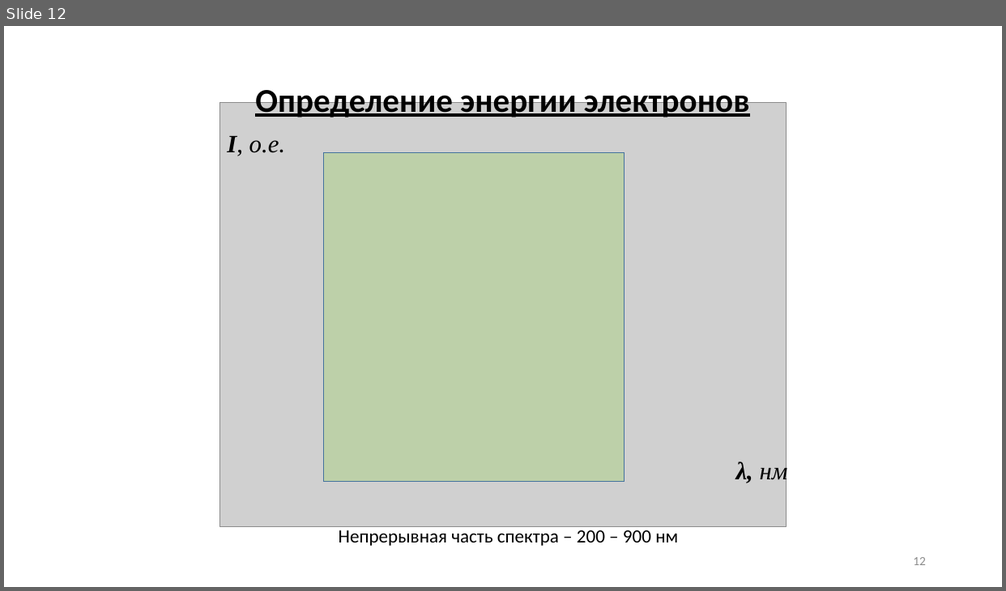
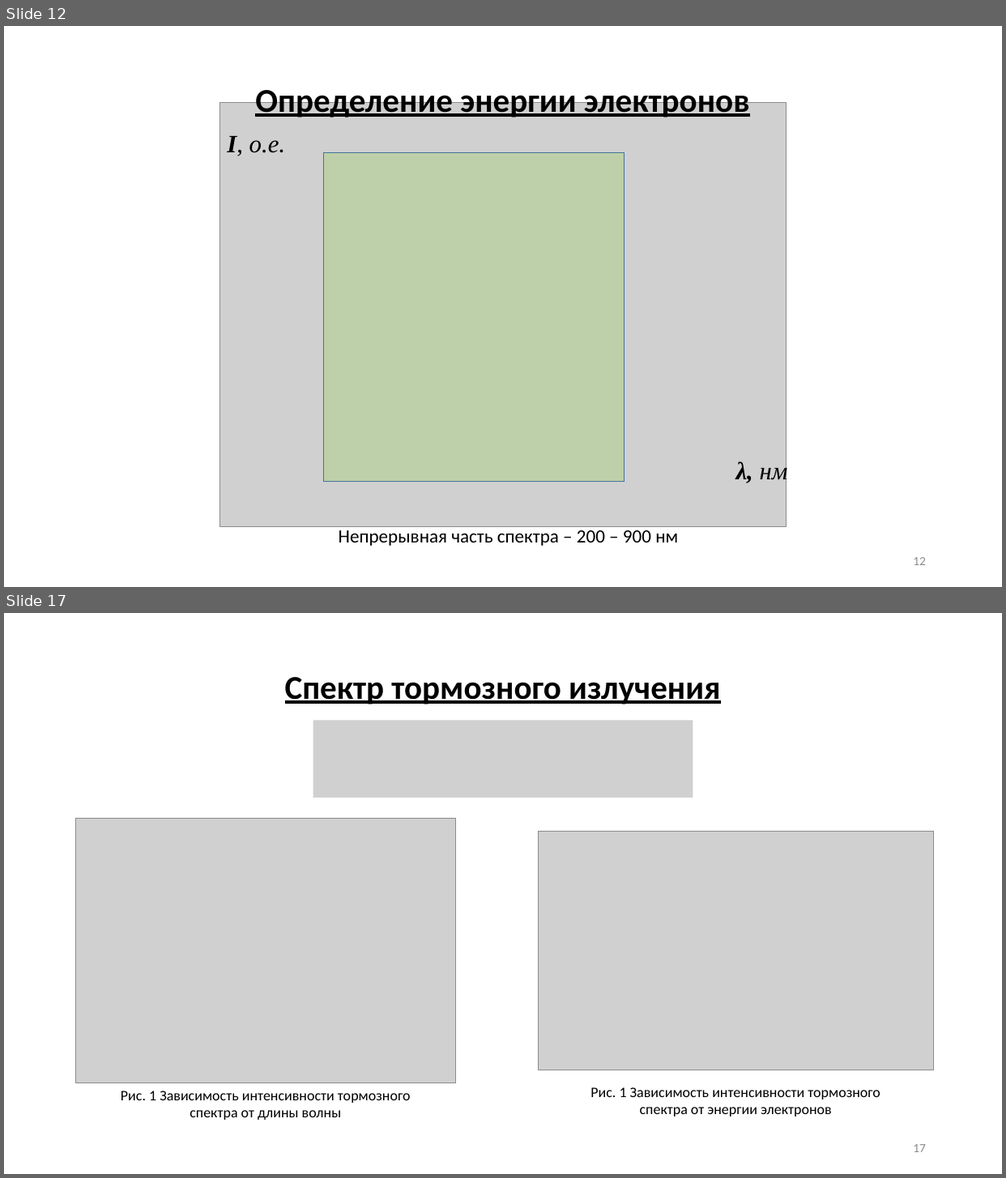
Before and after one commit to ulanich/msu, a slide deck: конференция/конференция.pptx. Shown one above the other, each under a label of ours: slide 12 before the commit, slides 12 and 17 after it; the slides between them are not shown. The pictures are 1006x591 and 1006x1178 pixels, drawn with LibreOffice and Linux fonts; fonts in the diff are those of the drawing; grey boxes stand for pictures. Boxes give left, top, right and bottom in pixels: in the first picture for what was removed or moved away, otherwise in the second. Text is boxed around its words. In the diff, an @@ line names an element or a change of style, - is before the commit and + after.

```diff
--- a/конференция/конференция.pptx
+++ b/конференция/конференция.pptx
@@ slide 17 added at bbox=[4, 613, 1002, 1174], background #FFFFFF @@
@@ text added at bbox=[285, 677, 720, 705], 32 pt, text #000000, bold, underline @@
+Спектр тормозного излучения
@@ picture added at bbox=[313, 720, 692, 797] @@
@@ picture added at bbox=[76, 819, 456, 1083] @@
@@ picture added at bbox=[539, 832, 934, 1071] @@
@@ text added at bbox=[121, 1091, 411, 1120], 14 pt, text #000000 @@
+Рис. 1 Зависимость интенсивности тормозного спектра от длины волны
@@ text added at bbox=[590, 1088, 880, 1117], 14 pt, text #000000 @@
+Рис. 1 Зависимость интенсивности тормозного спектра от энергии электронов
@@ page number added at bbox=[913, 1144, 926, 1152], 12 pt, text #8C8C8C @@
+17
```
Also in this commit, not shown: 8 slides changed, 2 other slides added, 1 slide removed.
